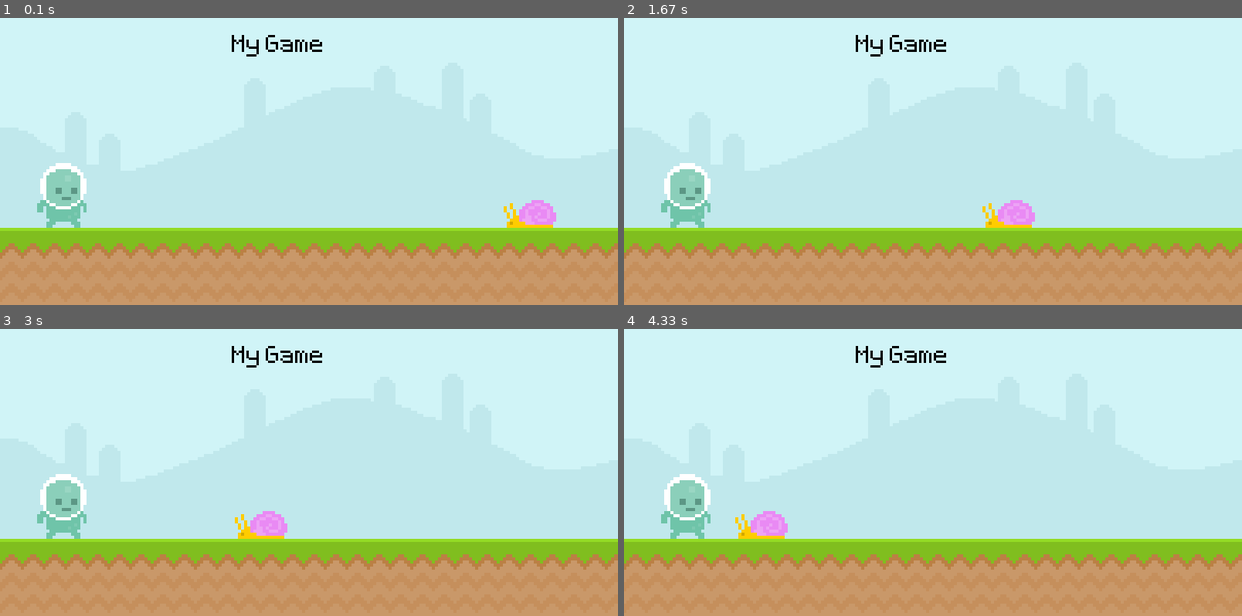
Above: before the commit, frames 1-4 (two rows, left to right).
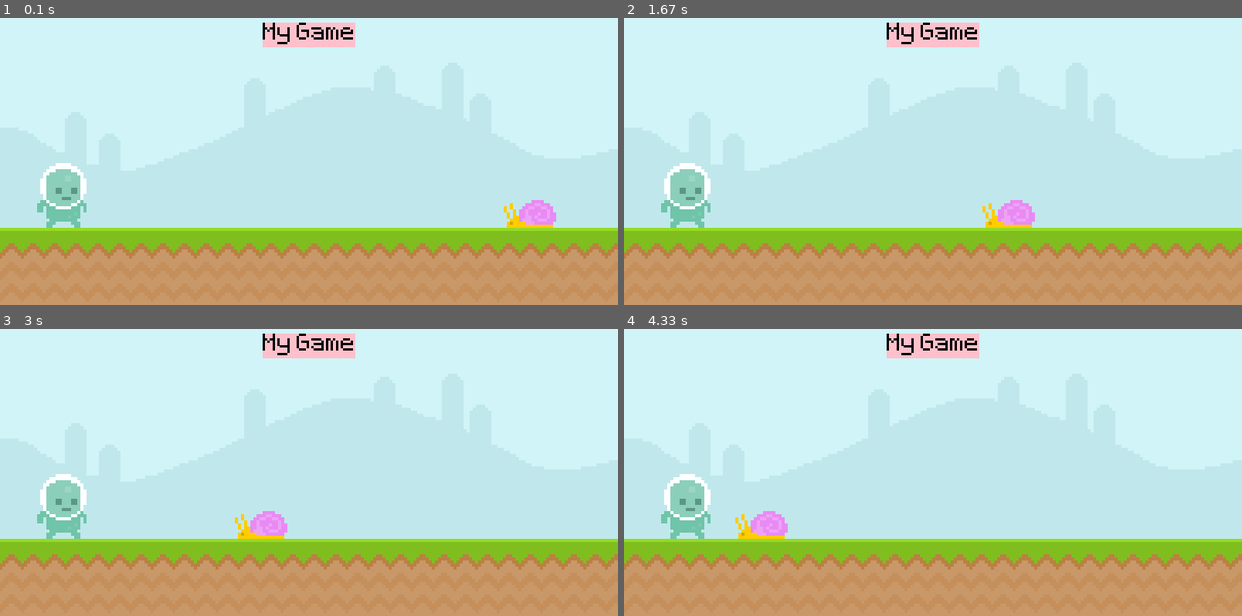
Above: after the commit, the same moments.

Repository: LZf1r3/Pygame-Study
Game: pygame game, started from First_project_macbook.py
The game is run twice, just before and just after one commit, with the same random seed, the same clock (stepped at 60 frames per second) and the same inputs.
Inputs:
- Up to frame 1 (0.1 s): no input
- Up to frame 2 (1.67 s): no input
- Up to frame 3 (3 s): no input
- Up to frame 4 (4.33 s): no input

The runs differ from the first frame. In frame 1, 1.5% of the frame differs, in the area x 37-58%, y 1-14%; in frame 2, 1.5%; in frame 3, 1.5%; in frame 4, 1.5%.

Commit message:
Update First_project_macbook.py

Diff:
--- a/First_project_macbook.py
+++ b/First_project_macbook.py
@@ -18,12 +18,14 @@
 # Importing sky picture for background
 sky_surface = pygame.image.load(
     '/Users/lucasfaiad/Documents/GitHub/Pygame-Study/UltimatePygameIntro-main/graphics/Sky.png').convert()
+
 # Importing ground picture for the ground
 ground_surface = pygame.image.load(
     '/Users/lucasfaiad/Documents/GitHub/Pygame-Study/UltimatePygameIntro-main/graphics/ground.png').convert()
+
 # teste_font.render(text, AA, color) <AA means anti-aliasing, which is to smooth the edges of the text>
-text_surface = test_font.render("My Game", False, "Black")
-
+score_surface = test_font.render("My Game", False, "Black")
+score_rectangle = score_surface.get_rect(center=(400,50))
 player_surface = pygame.image.load(
     "UltimatePygameIntro-main/graphics/player/player_walk_1.png").convert_alpha()
 # player_surface.ger_rect(topleft = (x,y))
@@ -44,17 +46,19 @@
         if event.type == pygame.MOUSEMOTION:
             if player_rectangle.collidepoint(event.pos):
                 exit()
-
     screen.blit(sky_surface, (0, 0))
     # Defining the position of the ground
     screen.blit(ground_surface, (0, 300))
-    screen.blit(text_surface, (300, 50))  # Defining the position of the text
+    pygame.draw.rect(screen,'pink',score_rectangle)
+    pygame.draw.rect(screen,'pink',score_rectangle,10)
+    screen.blit(score_surface, score_rectangle)  # Defining the position of the text
 
     snail_rectangle.x -= 1
     if snail_rectangle.x <= -100:
         snail_rectangle.x = 800
     screen.blit(snail_surface, snail_rectangle)
     screen.blit(player_surface, player_rectangle)
+    if snail_rectangle.colliderect(player_rectangle):print("Dead")
 
     # if player_rectangle.colliderect(snail_rectangle):
     #    print("Collision")
